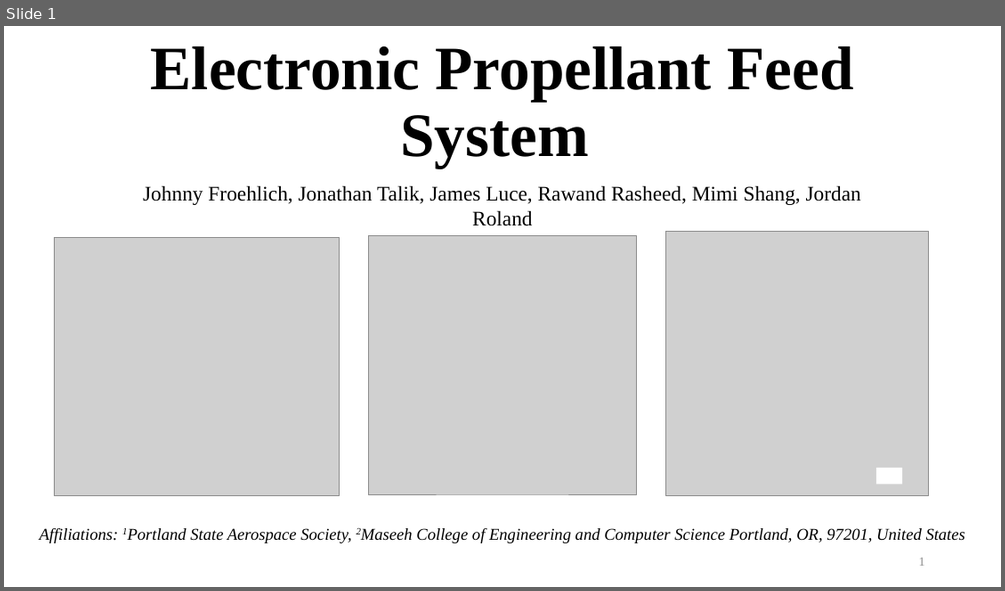
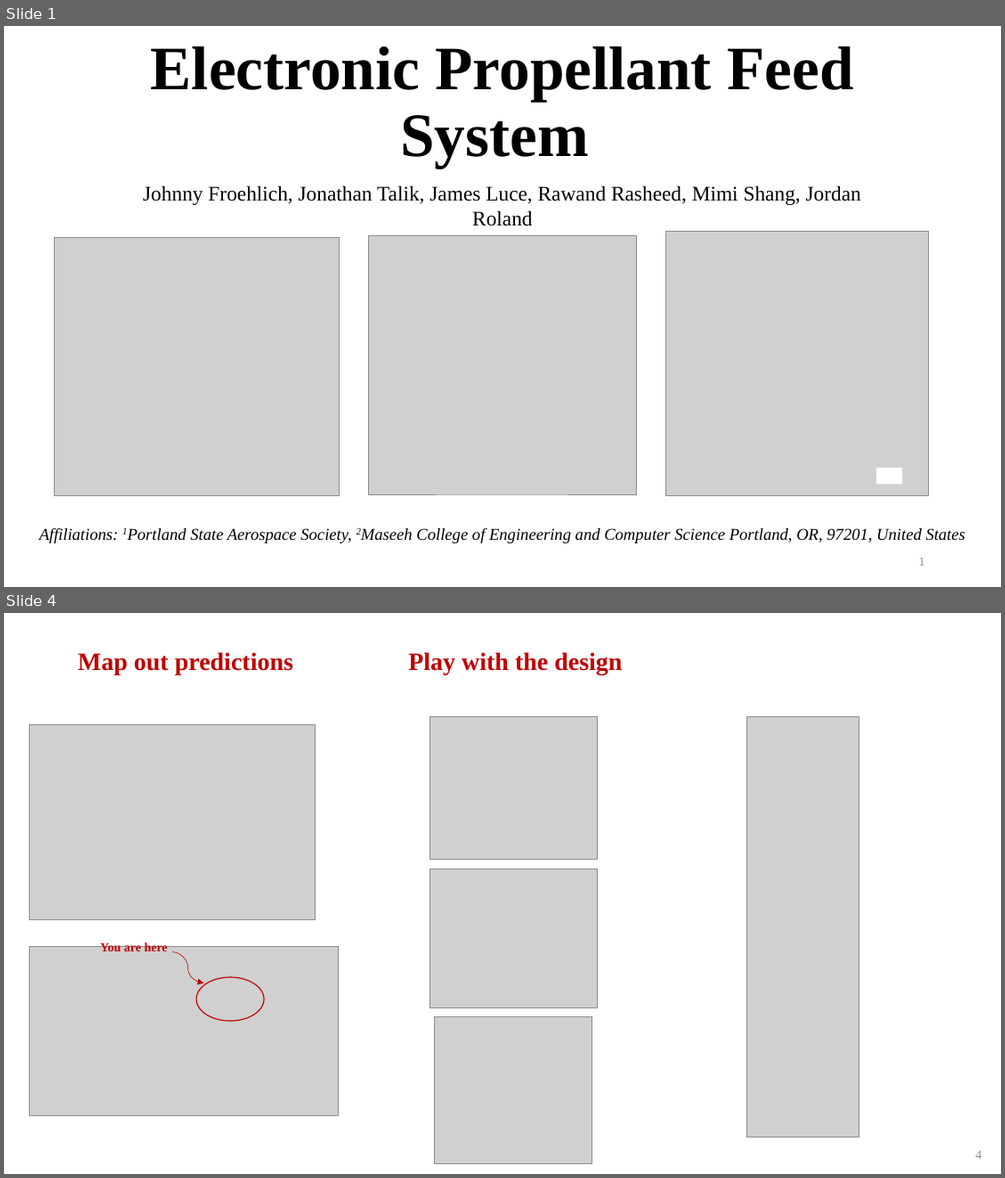
Before and after one commit to psas/electric-feed-system-prototype, a slide deck: Docs/Presentations/Slides/Capstone Showcase Active.pptx. Shown one above the other, each under a label of ours: slide 1 before the commit, slides 1 and 4 after it; the slides between them are not shown. The pictures are 1005x591 and 1005x1178 pixels, drawn with LibreOffice and Linux fonts; fonts in the diff are those of the drawing; grey boxes stand for pictures. Boxes give left, top, right and bottom in pixels: in the first picture for what was removed or moved away, otherwise in the second. Text is boxed around its words. In the diff, an @@ line names an element or a change of style, - is before the commit and + after.

```diff
--- a/Docs/Presentations/Slides/Capstone Showcase Active.pptx
+++ b/Docs/Presentations/Slides/Capstone Showcase Active.pptx
@@ slide 4 added at [4, 613, 1001, 1174], background #FFFFFF @@
@@ text added at [78, 652, 293, 675], 24 pt, text #C00000, bold @@
+Map out predictions
@@ text added at [408, 652, 622, 675], 24 pt, text #C00000, bold @@
+Play with the design
@@ picture added at [429, 717, 597, 859] @@
@@ picture added at [747, 717, 859, 1137] @@
@@ picture added at [30, 724, 316, 920] @@
@@ picture added at [429, 868, 598, 1008] @@
@@ picture added at [30, 947, 339, 1116] @@
@@ text added at [100, 941, 168, 951], 12 pt, text #C00000, bold @@
+You are here
@@ curved arrow added from (172, 952) to (203, 983), #C00000 0.5 pt @@
@@ ellipse added at [196, 977, 264, 1021], outline #C00000 1 pt @@
@@ picture added at [435, 1017, 592, 1163] @@
@@ page number added at [975, 1151, 981, 1159], 12 pt, text #8C8C8C @@
+4
```
Also in this commit, not shown: 2 other slides added, 8 other files.
